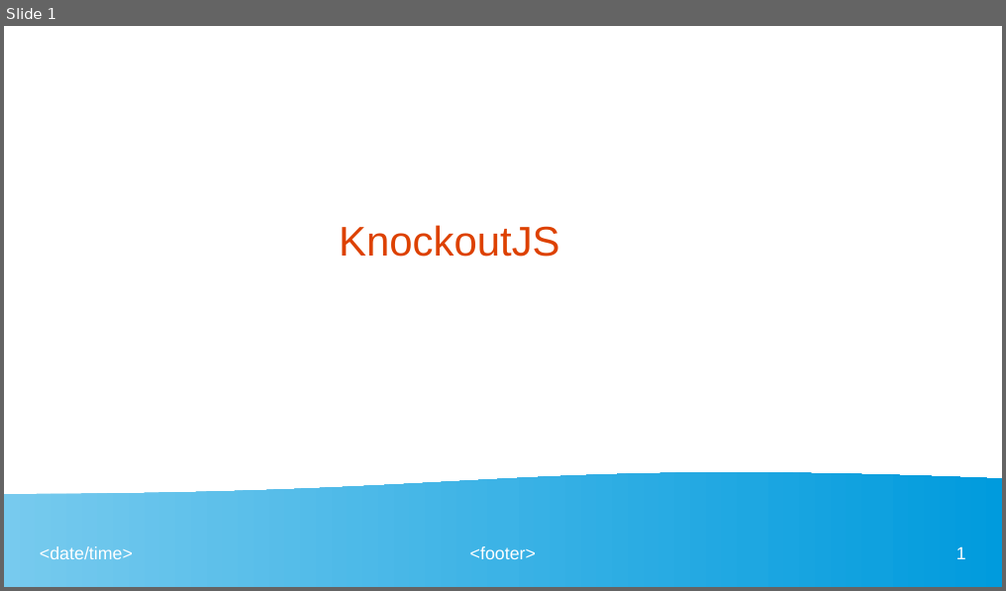
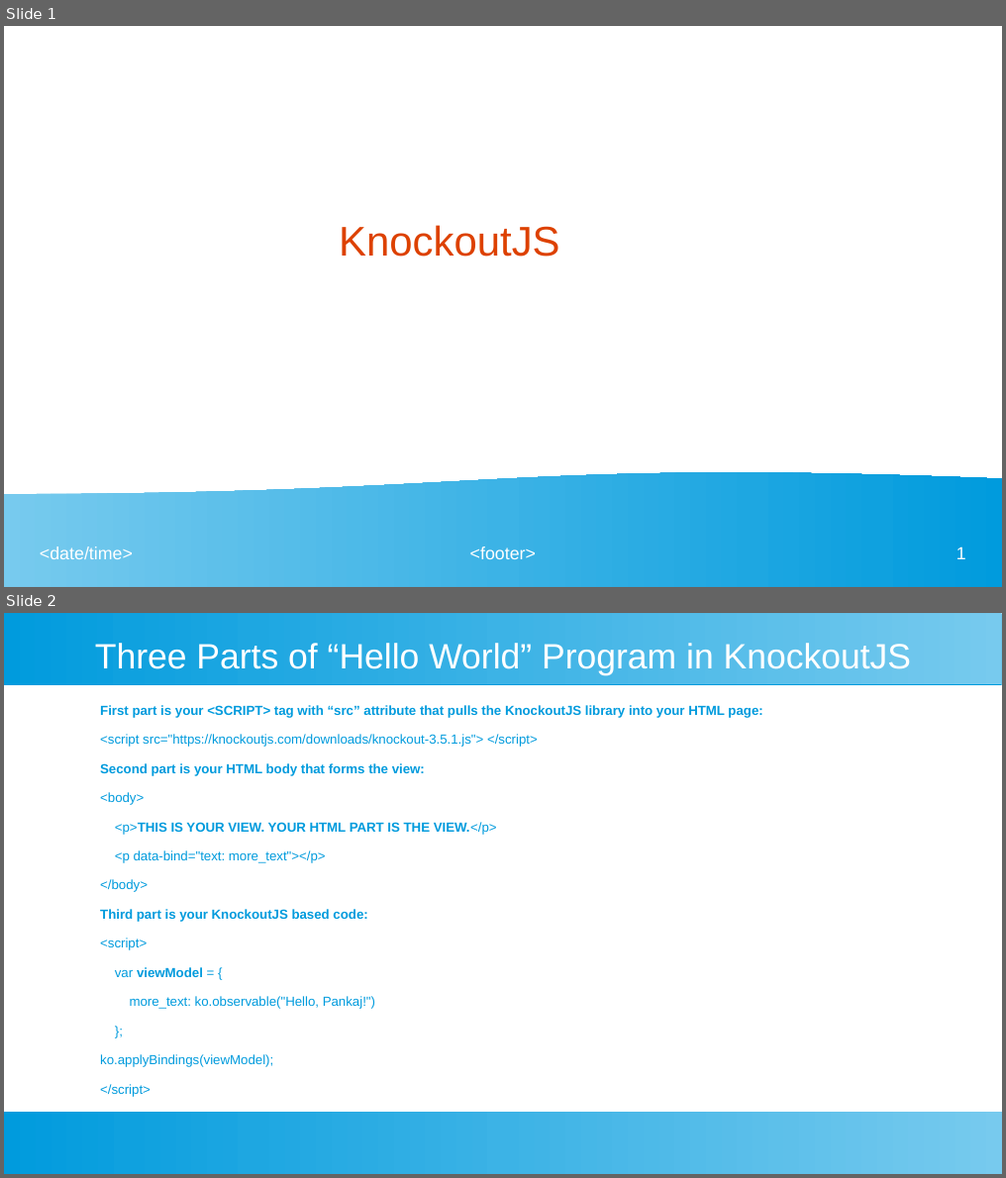
Before and after one commit to ashishjain1547/public_lessons_in_javascript, a slide deck: 5_Introduction to KnockoutJS/KnockoutJS.odp. Shown one above the other, each under a label of ours: slide 1 before the commit, slides 1 and 2 after it. The pictures are 1006x591 and 1006x1178 pixels, drawn with LibreOffice and Linux fonts; fonts in the diff are those of the drawing. Boxes give left, top, right and bottom in pixels: in the first picture for what was removed or moved away, otherwise in the second. Text is boxed around its words. In the diff, an @@ line names an element or a change of style, - is before the commit and + after.

```diff
--- a/5_Introduction to KnockoutJS/KnockoutJS.odp
+++ b/5_Introduction to KnockoutJS/KnockoutJS.odp
@@ slide 2 added at box(4, 613, 1002, 1174), background #FFFFFF @@
@@ rectangle added at box(4, 613, 1002, 684), fill gradient #77CAEE to #75C9EE to #73C9ED to #71C8ED to #6FC7ED to #6EC6ED @@
@@ title added at box(95, 643, 912, 675), 28 pt, text #FFFFFF @@
+Three Parts of “Hello World” Program in KnockoutJS
@@ text added at box(100, 705, 762, 1067), 10.5 pt, text #009BDD @@
+First part is your <SCRIPT> tag with “src” attribute that pulls the KnockoutJS library into your HTML page:
+<script src="https://knockoutjs.com/downloads/knockout-3.5.1.js"> </script>
+Second part is your HTML body that forms the view:
+<body>
+<p>THIS IS YOUR VIEW. YOUR HTML PART IS THE VIEW.</p>
+<p data-bind="text: more_text"></p>
+</body>
+Third part is your KnockoutJS based code:
+<script>
+var viewModel = {
+more_text: ko.observable("Hello, Pankaj!")
+};
+ko.applyBindings(viewModel);
+</script>
@@ rectangle added at box(4, 1112, 1002, 1174), fill gradient #77CAEE to #75C9EE to #73C9ED to #71C8ED to #6FC7ED to #6EC6ED @@
```
Also in this commit, not shown: 2 slides changed, 2 other slides added, 1 other file.
